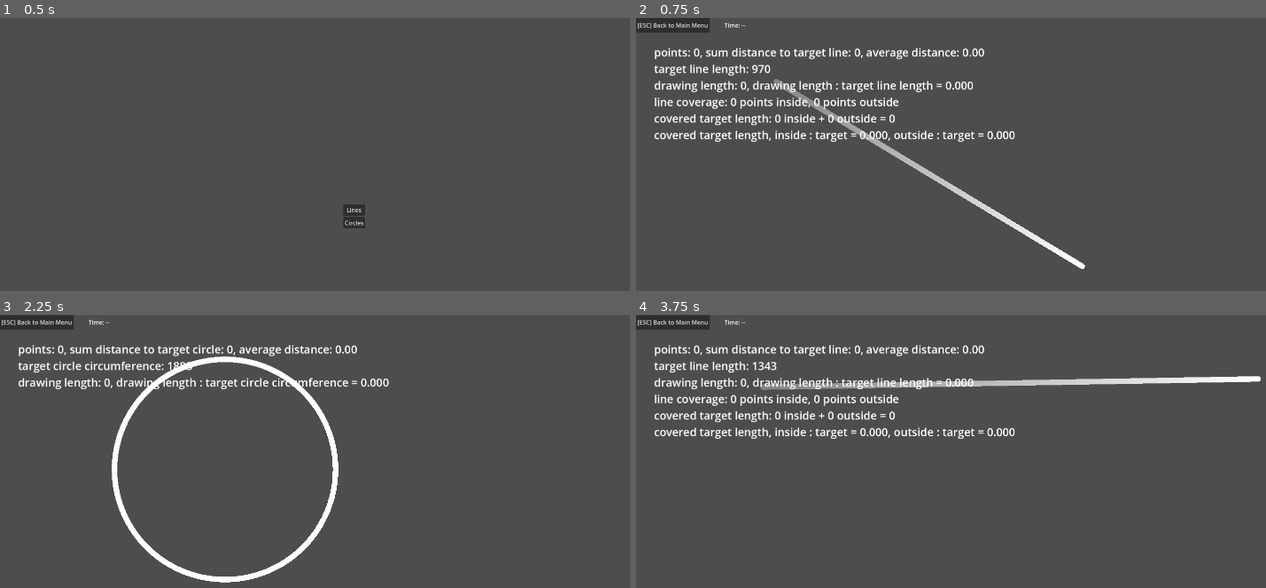
Above: before the commit, frames 1-4 (two rows, left to right).
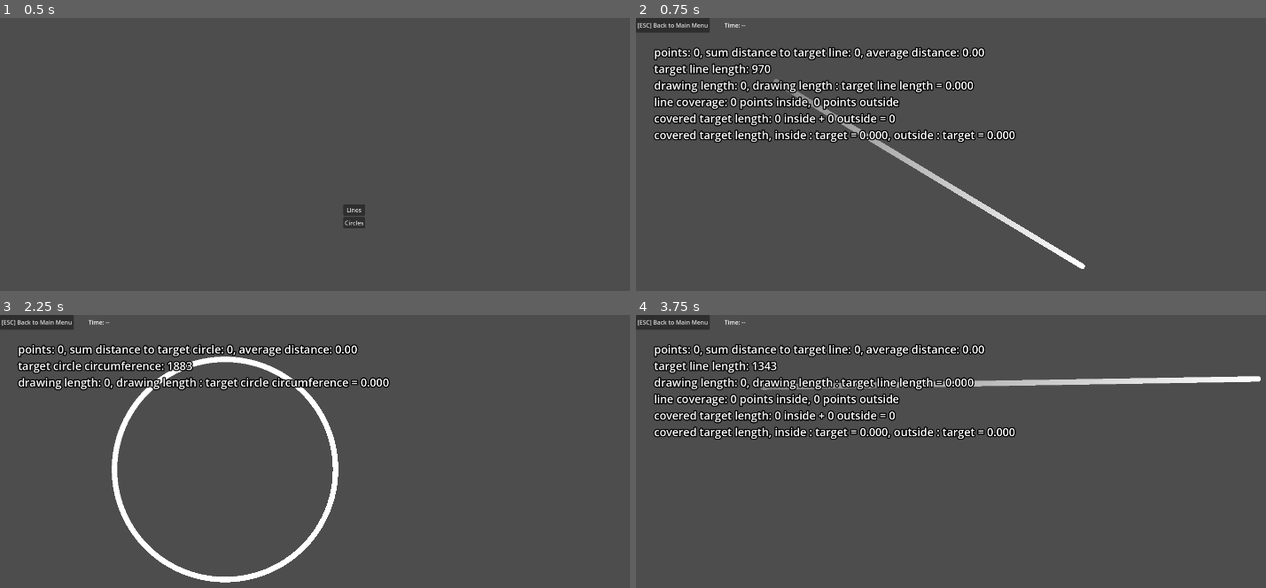
Above: after the commit, the same moments.

Repository: Toxe/godot-tablet-trainer
Game: Godot game, scene res://scenes/main_menu/main_menu.tscn
Same seed, same stepped clock (60 frames per second), same inputs: the game is played once before the commit and once after it.
Inputs:
- Up to frame 1 (0.5 s): no input
- Up to frame 2 (0.75 s): click "Lines" at 0.5 s
- Up to frame 3 (2.25 s): click "[ESC] Back to Main Menu" at 1.25 s; click "Circles" at 2 s
- Up to frame 4 (3.75 s): click "[ESC] Back to Main Menu" at 2.75 s; click "Lines" at 3.5 s

Frame 1 is identical in both runs. In frame 2, 5.7% of the frame differs, in the area x 2-61%, y 10-46%; in frame 3, 3.2%; in frame 4, 5.8%.

Commit message:
Increase info label readability

Diff:
--- a/TabletTrainer/scenes/circle_trainer/circle_trainer.tscn
+++ b/TabletTrainer/scenes/circle_trainer/circle_trainer.tscn
@@ -13,10 +13,14 @@
 [node name="TrainerUI" parent="." instance=ExtResource("2_bhn12")]
 
 [node name="InfoLabel" type="Label" parent="."]
+z_index = 2
 offset_left = 49.0
 offset_top = 72.0
 offset_right = 105.0
 offset_bottom = 114.0
+theme_override_colors/font_color = Color(1, 1, 1, 1)
+theme_override_colors/font_outline_color = Color(0, 0, 0, 1)
+theme_override_constants/outline_size = 12
 theme_override_font_sizes/font_size = 30
 text = "info"
 
--- a/TabletTrainer/scenes/line_trainer/line_trainer.tscn
+++ b/TabletTrainer/scenes/line_trainer/line_trainer.tscn
@@ -29,10 +29,14 @@
 end_cap_mode = 2
 
 [node name="InfoLabel" type="Label" parent="."]
+z_index = 2
 offset_left = 49.0
 offset_top = 72.0
 offset_right = 105.0
 offset_bottom = 114.0
+theme_override_colors/font_color = Color(1, 1, 1, 1)
+theme_override_colors/font_outline_color = Color(0, 0, 0, 1)
+theme_override_constants/outline_size = 12
 theme_override_font_sizes/font_size = 30
 text = "info"
 
